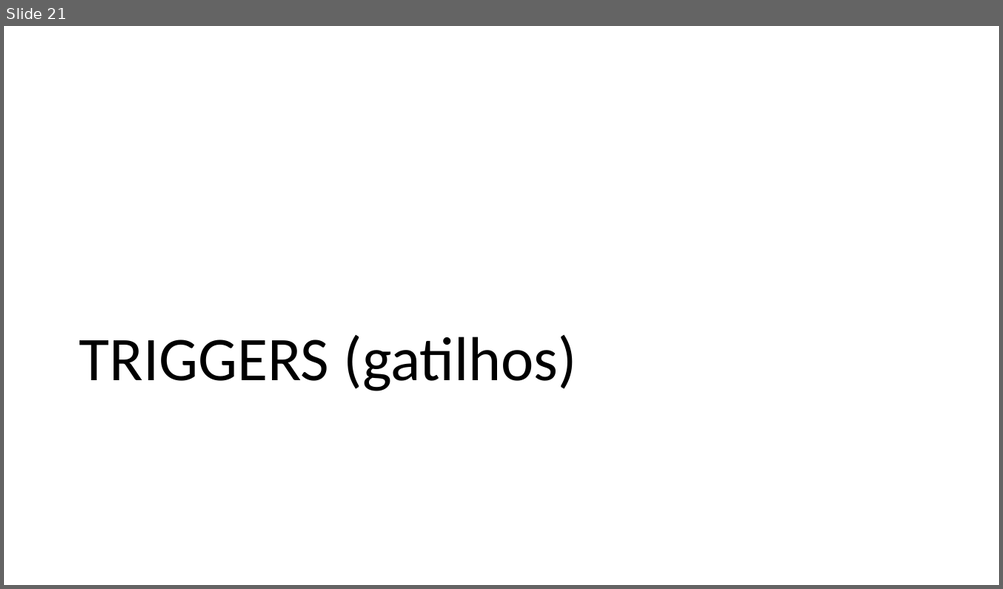
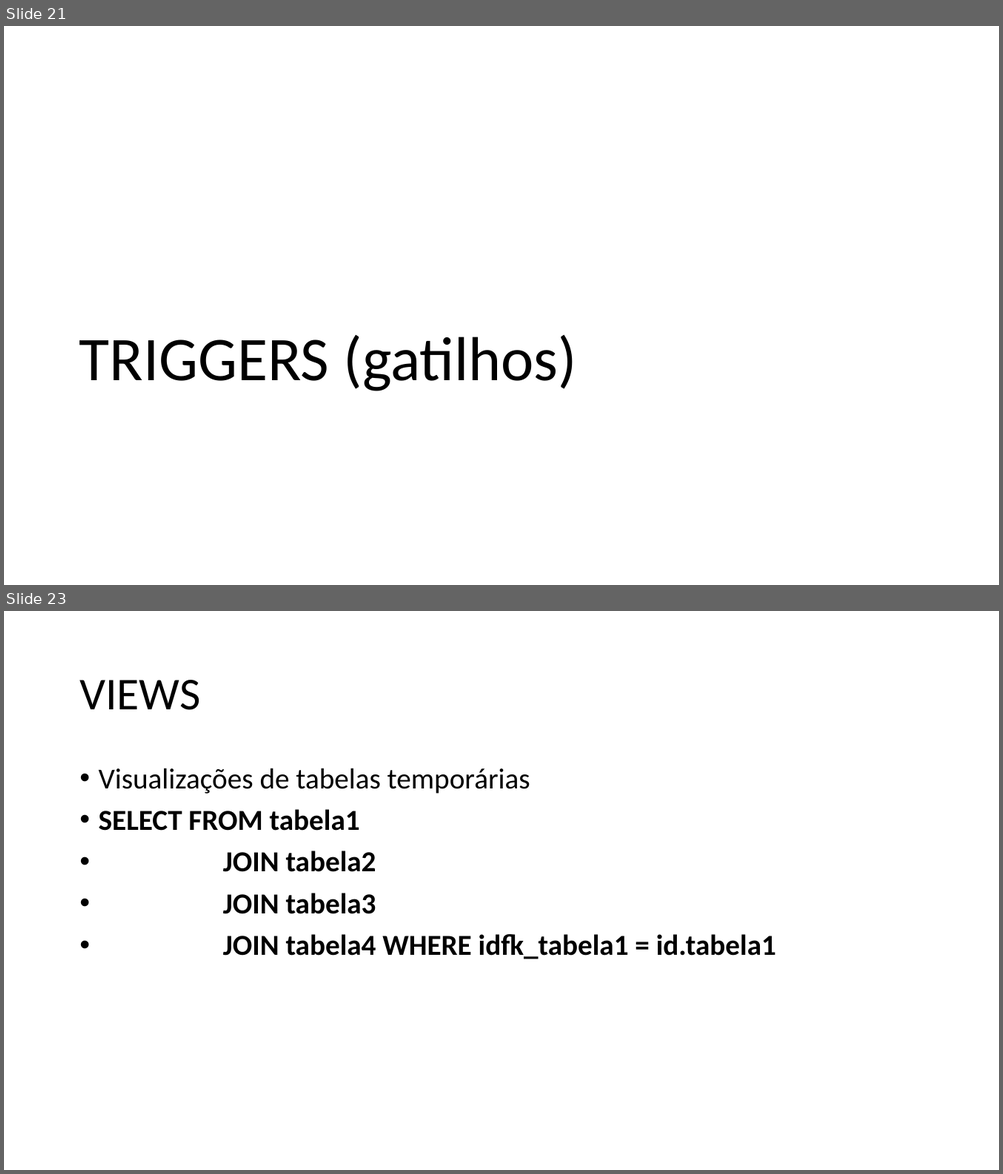
Before and after one commit to lucioamarante/prova_feira, a slide deck: Desafios_SQL.pptx. Shown one above the other, each under a label of ours: slide 21 before the commit, slides 21 and 23 after it; the slides between them are not shown. The pictures are 1003x589 and 1003x1174 pixels, drawn with LibreOffice and Linux fonts; fonts in the diff are those of the drawing. Boxes give left, top, right and bottom in pixels: in the first picture for what was removed or moved away, otherwise in the second. Text is boxed around its words. In the diff, an @@ line names an element or a change of style, - is before the commit and + after.

```diff
--- a/Desafios_SQL.pptx
+++ b/Desafios_SQL.pptx
@@ slide 23 added at <box>4,611,999,1170</box>, background #FFFFFF @@
@@ title added at <box>79,680,200,710</box>, 44 pt, text #000000 @@
+VIEWS
@@ text added at <box>99,768,776,960</box>, 28 pt, text #000000, bold @@
+• Visualizações de tabelas temporárias
+• SELECT FROM tabela1
+• JOIN tabela2
+• JOIN tabela3
+• JOIN tabela4 WHERE idfk_tabela1 = id.tabela1
```
Also in this commit, not shown: 12 other slides added, 18 other files.
